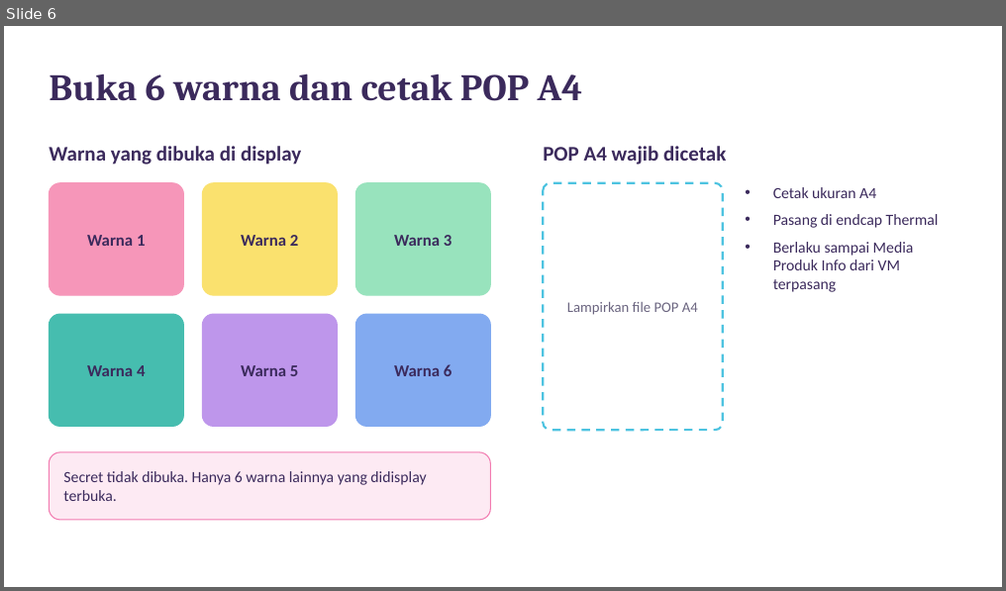
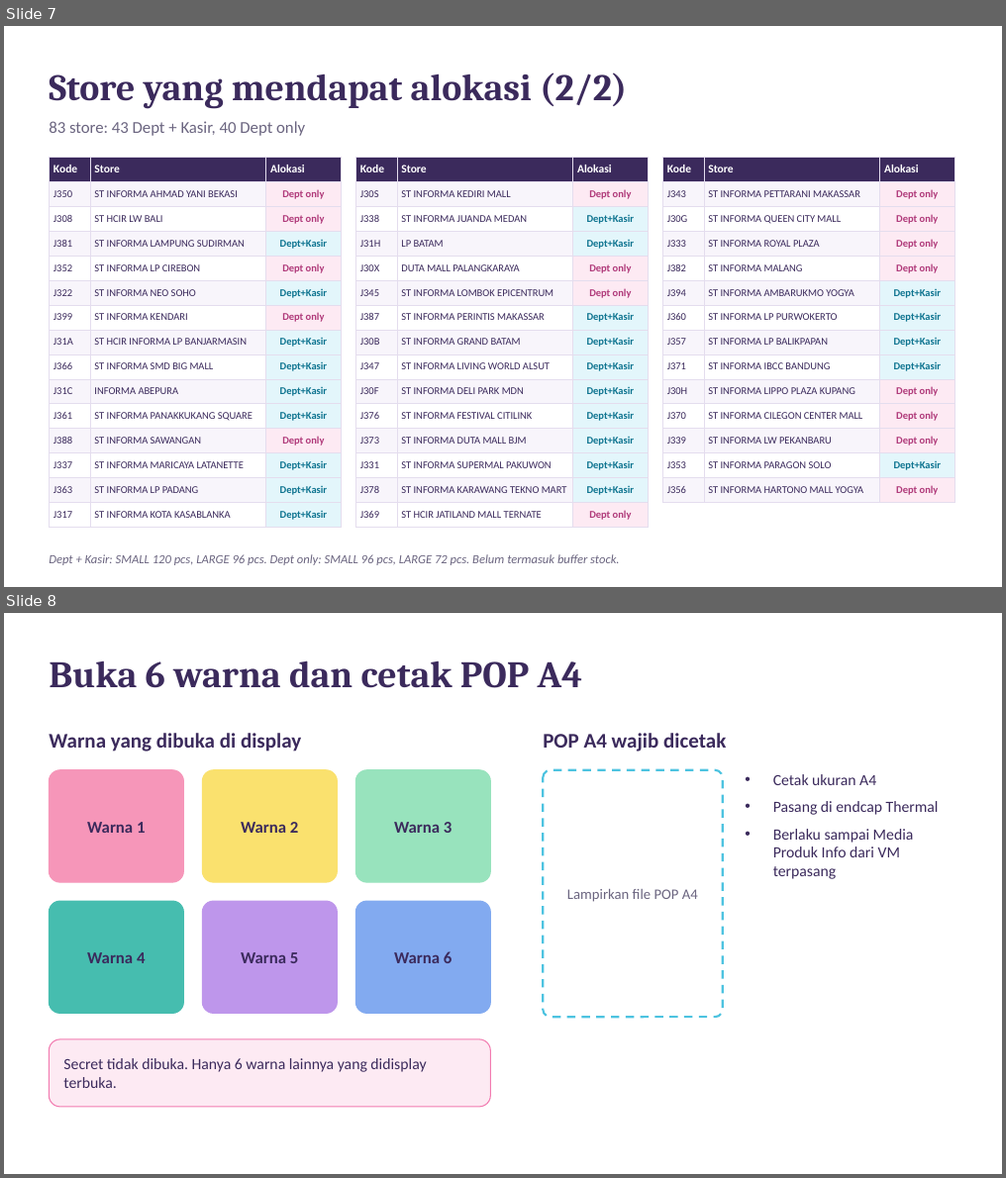
Before and after one commit to eriehermawan-hci/Testing-Erie, a slide deck: Instruksi_Display_Blind_Box_Thermal.pptx. Shown one above the other, each under a label of ours: slide 6 before the commit, slides 7 and 8 after it. The pictures are 1006x591 and 1006x1178 pixels, drawn with LibreOffice and Linux fonts; fonts in the diff are those of the drawing. Boxes give left, top, right and bottom in pixels: in the first picture for what was removed or moved away, otherwise in the second. Text is boxed around its words. In the diff, an @@ line names an element or a change of style, - is before the commit and + after.

```diff
--- a/Instruksi_Display_Blind_Box_Thermal.pptx
+++ b/Instruksi_Display_Blind_Box_Thermal.pptx
@@ slide 7 added at (4,26,1002,587), background #FFFFFF @@
@@ text added at (49,73,627,109), 36 pt, text #3B2A5C, bold @@
+Store yang mendapat alokasi (2/2)
@@ text added at (49,121,305,136), 16 pt, text #6B6580 @@
+83 store: 43 Dept + Kasir, 40 Dept only
@@ table added at (49,157,341,524), 15 rows, 3 columns @@
+Kode | Store | Alokasi
+J350 | ST INFORMA AHMAD YANI BEKASI | Dept only
+J308 | ST HCIR LW BALI | Dept only
+J381 | ST INFORMA LAMPUNG SUDIRMAN | Dept+Kasir
+J352 | ST INFORMA LP CIREBON | Dept only
+J322 | ST INFORMA NEO SOHO | Dept+Kasir
+J399 | ST INFORMA KENDARI | Dept only
+J31A | ST HCIR INFORMA LP BANJARMASIN | Dept+Kasir
+J366 | ST INFORMA SMD BIG MALL | Dept+Kasir
+J31C | INFORMA ABEPURA | Dept+Kasir
+J361 | ST INFORMA PANAKKUKANG SQUARE | Dept+Kasir
+J388 | ST INFORMA SAWANGAN | Dept only
+J337 | ST INFORMA MARICAYA LATANETTE | Dept+Kasir
+J363 | ST INFORMA LP PADANG | Dept+Kasir
+J317 | ST INFORMA KOTA KASABLANKA | Dept+Kasir
@@ table added at (355,157,648,524), 15 rows, 3 columns @@
+Kode | Store | Alokasi
+J30S | ST INFORMA KEDIRI MALL | Dept only
+J338 | ST INFORMA JUANDA MEDAN | Dept+Kasir
+J31H | LP BATAM | Dept+Kasir
+J30X | DUTA MALL PALANGKARAYA | Dept only
+J345 | ST INFORMA LOMBOK EPICENTRUM | Dept only
+J387 | ST INFORMA PERINTIS MAKASSAR | Dept+Kasir
+J30B | ST INFORMA GRAND BATAM | Dept+Kasir
+J347 | ST INFORMA LIVING WORLD ALSUT | Dept+Kasir
+J30F | ST INFORMA DELI PARK MDN | Dept+Kasir
+J376 | ST INFORMA FESTIVAL CITILINK | Dept+Kasir
+J373 | ST INFORMA DUTA MALL BJM | Dept+Kasir
+J331 | ST INFORMA SUPERMAL PAKUWON | Dept+Kasir
+J378 | ST INFORMA KARAWANG TEKNO MART | Dept+Kasir
+J369 | ST HCIR JATILAND MALL TERNATE | Dept only
@@ table added at (662,157,954,499), 14 rows, 3 columns @@
+Kode | Store | Alokasi
+J343 | ST INFORMA PETTARANI MAKASSAR | Dept only
+J30G | ST INFORMA QUEEN CITY MALL | Dept only
+J333 | ST INFORMA ROYAL PLAZA | Dept only
+J382 | ST INFORMA MALANG | Dept only
+J394 | ST INFORMA AMBARUKMO YOGYA | Dept+Kasir
+J360 | ST INFORMA LP PURWOKERTO | Dept+Kasir
+J357 | ST INFORMA LP BALIKPAPAN | Dept+Kasir
+J371 | ST INFORMA IBCC BANDUNG | Dept+Kasir
+J30H | ST INFORMA LIPPO PLAZA KUPANG | Dept only
+J370 | ST INFORMA CILEGON CENTER MALL | Dept only
+J339 | ST INFORMA LW PEKANBARU | Dept only
+J353 | ST INFORMA PARAGON SOLO | Dept+Kasir
+J356 | ST INFORMA HARTONO MALL YOGYA | Dept only
@@ text added at (49,555,619,566), 12 pt, text #6B6580, italic @@
+Dept + Kasir: SMALL 120 pcs, LARGE 96 pcs. Dept only: SMALL 96 pcs, LARGE 72 pcs. Belum termasuk buffer stock.
@@ what was slide 6 is now slide 8 @@
```
Also in this commit, not shown: 1 other slide added.
